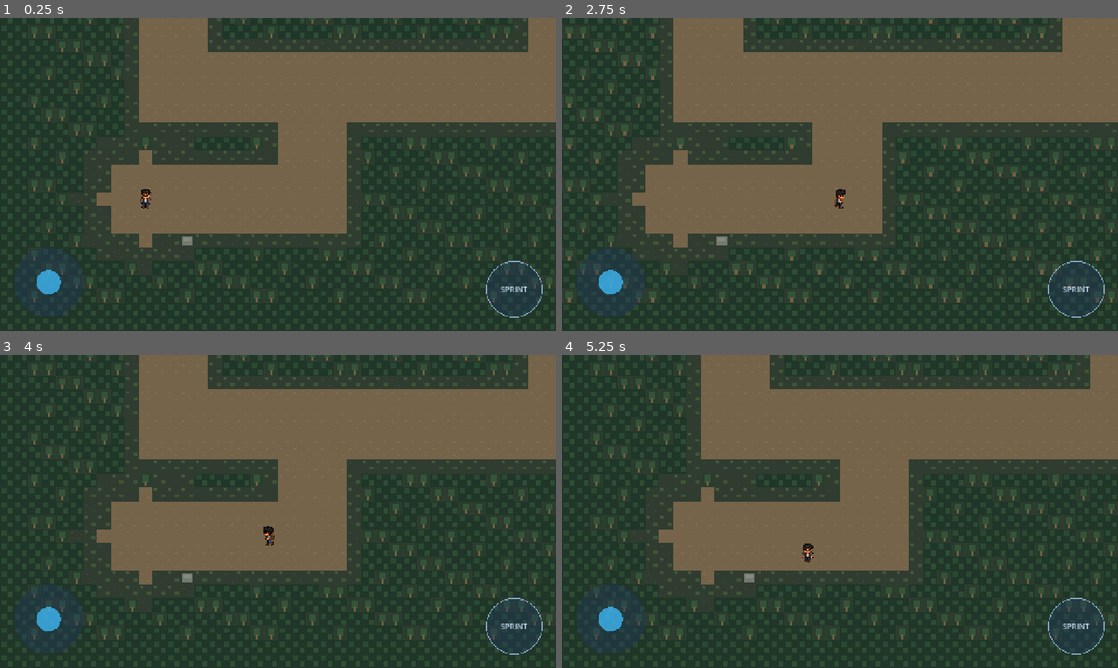
Above: before the commit, frames 1-4 (two rows, left to right).
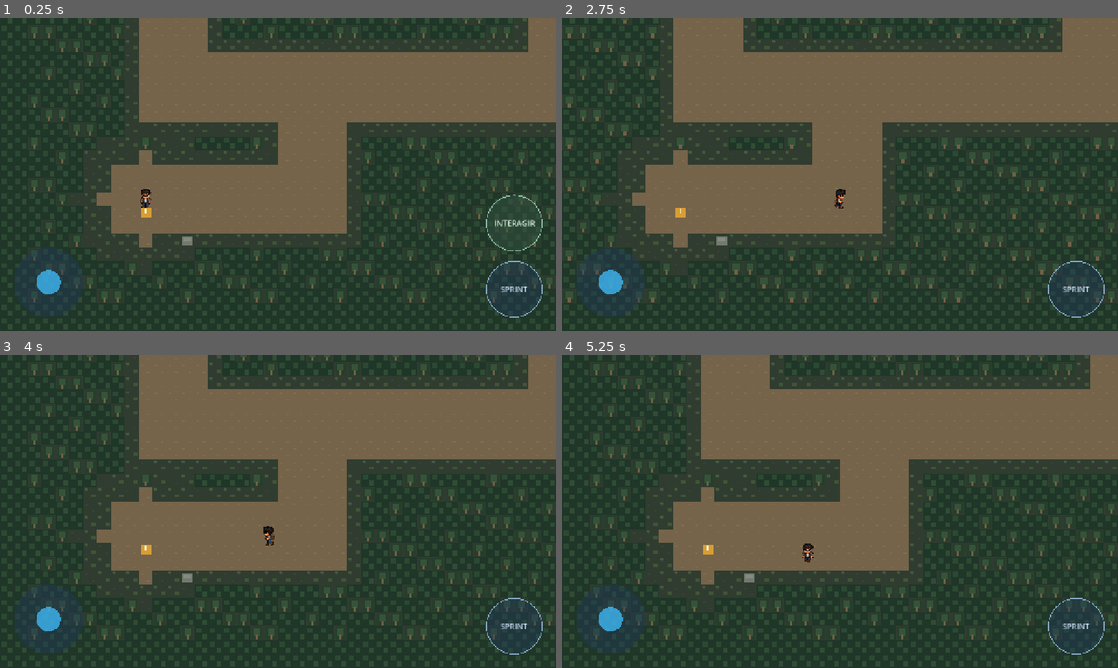
Above: after the commit, the same moments.

Repository: jhonnata2211/ECHOES-The-Last-Refuge-V2
Game: Godot game, scene res://scenes/main/Main.tscn
Same seed, same stepped clock (60 frames per second), same inputs: the game is played once before the commit and once after it.
Inputs (mouse positions are in pixels of both pictures, inside the frame that each line leads up to):
- Up to frame 1 (0.25 s): no input
- Up to frame 2 (2.75 s): tap Enter at 0.5 s; move the mouse to (962, 158) at 0.52 s; hold D (move_right) 0.53-1.25 s; tap E (interact) at 0.6, 2.3 s; click (962, 158) at 0.67 s; drag from (728, 190) to (812, 237) at 1.27 s; tap Space at 2 s; move the mouse to (895, 105) at 2.02 s; hold D (move_right) from 2.03 s (still down); hold Shift (sprint) from 2.03 s (still down); click (895, 105) at 2.17 s
- Up to frame 3 (4 s): release D (move_right) at 2.75 s; release Shift (sprint) at 2.75 s; drag from (250, 574) to (111, 464) at 2.77 s; tap Enter at 3.5 s; move the mouse to (444, 558) at 3.52 s; hold A (move_left) from 3.53 s (still down); tap E (interact) at 3.6 s; click (444, 558) at 3.67 s
- Up to frame 4 (5.25 s): release A (move_left) at 4.25 s; drag from (673, 464) to (756, 433) at 4.27 s; tap Space at 5 s; move the mouse to (867, 511) at 5.02 s; hold S (move_down) from 5.03 s (still down); tap E (interact) at 5.1 s; click (867, 511) at 5.17 s

The runs differ from the first frame. In frame 1, 0.3% of the frame differs, in the area x 25-98%, y 56-75%; in frame 2, less than 0.1%; in frame 3, less than 0.1%; in frame 4, less than 0.1%.

Commit message:
ECHOES-018: adiciona sistema de interação contextual

Diff:
--- a/scenes/main/Main.tscn
+++ b/scenes/main/Main.tscn
@@ -1,8 +1,9 @@
-[gd_scene load_steps=4 format=3]
+[gd_scene load_steps=5 format=3]
 
 [ext_resource type="PackedScene" path="res://scenes/player/Player.tscn" id="1_player"]
 [ext_resource type="PackedScene" path="res://scenes/ui/TouchControls.tscn" id="2_touch_controls"]
 [ext_resource type="PackedScene" path="res://scenes/world/TestWorld.tscn" id="3_test_world"]
+[ext_resource type="PackedScene" path="res://scenes/objects/InteractionTestObject.tscn" id="4_interaction_test"]
 
 [node name="Main" type="Node2D"]
 
@@ -13,5 +14,10 @@
 
 [node name="TouchControls" parent="." instance=ExtResource("2_touch_controls")]
 
+[node name="InteractionTestObject" parent="." instance=ExtResource("4_interaction_test")]
+position = Vector2(336, 1168)
+
 [connection signal="direction_changed" from="TouchControls/VirtualJoystick" to="Player" method="set_touch_direction"]
 [connection signal="sprint_changed" from="TouchControls/SprintButton" to="Player" method="set_touch_sprint_pressed"]
+[connection signal="interaction_requested" from="TouchControls/InteractionButton" to="Player" method="request_interaction"]
+[connection signal="target_changed" from="Player/InteractionDetector" to="TouchControls/InteractionButton" method="set_interaction_target"]
--- /dev/null
+++ b/scenes/objects/InteractionTestObject.tscn
@@ -0,0 +1,32 @@
+[gd_scene load_steps=4 format=3]
+
+; ECHOES-018B: objeto placeholder, não sólido, somente para testar interação.
+
+[ext_resource type="Script" path="res://scripts/objects/interaction_test_object.gd" id="1_test_object"]
+[ext_resource type="Script" path="res://scripts/interaction/interactable.gd" id="2_interactable"]
+
+[sub_resource type="CircleShape2D" id="CircleShape2D_interactable"]
+radius = 12.0
+
+[node name="InteractionTestObject" type="Node2D"]
+script = ExtResource("1_test_object")
+metadata/placeholder = true
+
+[node name="Visual" type="Polygon2D" parent="."]
+color = Color(0.85, 0.62, 0.2, 1)
+polygon = PackedVector2Array(-12, -12, 12, -12, 12, 12, -12, 12)
+
+[node name="Mark" type="Polygon2D" parent="."]
+color = Color(0.95, 0.95, 0.85, 1)
+polygon = PackedVector2Array(-2, -8, 2, -8, 2, 2, -2, 2)
+
+[node name="Interactable" type="Area2D" parent="."]
+collision_layer = 2
+collision_mask = 0
+monitoring = false
+script = ExtResource("2_interactable")
+
+[node name="CollisionShape2D" type="CollisionShape2D" parent="Interactable"]
+shape = SubResource("CircleShape2D_interactable")
+
+[connection signal="interacted" from="Interactable" to="." method="_on_interacted"]
--- a/scenes/player/Player.tscn
+++ b/scenes/player/Player.tscn
@@ -1,9 +1,10 @@
-[gd_scene load_steps=6 format=3]
+[gd_scene load_steps=8 format=3]
 
 ; ECHOES-005: visual e colisão provisórios (placeholders).
 
 [ext_resource type="Script" path="res://scripts/player/player.gd" id="1_player"]
 [ext_resource type="SpriteFrames" path="res://resources/player/john_v1_frames.tres" id="2_john_frames"]
+[ext_resource type="Script" path="res://scripts/player/interaction_detector.gd" id="3_interaction_detector"]
 
 [sub_resource type="Gradient" id="Gradient_placeholder"]
 colors = PackedColorArray(0.25, 0.75, 1, 1, 0.25, 0.75, 1, 1)
@@ -16,6 +17,9 @@
 [sub_resource type="CapsuleShape2D" id="CapsuleShape2D_placeholder"]
 radius = 12.0
 height = 40.0
+
+[sub_resource type="CircleShape2D" id="CircleShape2D_interaction"]
+radius = 48.0
 
 [node name="Player" type="CharacterBody2D"]
 motion_mode = 1
@@ -45,3 +49,12 @@
 limit_right = 2560
 limit_bottom = 1440
 position_smoothing_enabled = false
+
+[node name="InteractionDetector" type="Area2D" parent="."]
+collision_layer = 0
+collision_mask = 2
+monitorable = false
+script = ExtResource("3_interaction_detector")
+
+[node name="CollisionShape2D" type="CollisionShape2D" parent="InteractionDetector"]
+shape = SubResource("CircleShape2D_interaction")
--- /dev/null
+++ b/scenes/ui/InteractionButton.tscn
@@ -0,0 +1,28 @@
+[gd_scene load_steps=2 format=3]
+
+; ECHOES-018C: componente placeholder, sem assets externos.
+
+[ext_resource type="Script" path="res://scripts/ui/interaction_button.gd" id="1_interaction_button"]
+
+[node name="InteractionButton" type="Control"]
+visible = false
+custom_minimum_size = Vector2(128, 128)
+offset_right = 128.0
+offset_bottom = 128.0
+mouse_filter = 2
+script = ExtResource("1_interaction_button")
+metadata/placeholder = true
+
+[node name="Label" type="Label" parent="."]
+layout_mode = 1
+anchors_preset = 15
+anchor_right = 1.0
+anchor_bottom = 1.0
+grow_horizontal = 2
+grow_vertical = 2
+mouse_filter = 2
+theme_override_colors/font_color = Color(0.9, 1, 0.94, 0.9)
+theme_override_font_sizes/font_size = 18
+text = "INTERAGIR"
+horizontal_alignment = 1
+vertical_alignment = 1
--- a/scenes/ui/TouchControls.tscn
+++ b/scenes/ui/TouchControls.tscn
@@ -1,7 +1,8 @@
-[gd_scene load_steps=3 format=3]
+[gd_scene load_steps=4 format=3]
 
 [ext_resource type="PackedScene" path="res://scenes/ui/VirtualJoystick.tscn" id="1_virtual_joystick"]
 [ext_resource type="PackedScene" path="res://scenes/ui/SprintButton.tscn" id="2_sprint_button"]
+[ext_resource type="PackedScene" path="res://scenes/ui/InteractionButton.tscn" id="3_interaction_button"]
 
 [node name="TouchControls" type="CanvasLayer"]
 layer = 1
@@ -30,3 +31,17 @@
 offset_bottom = -32.0
 grow_horizontal = 0
 grow_vertical = 0
+
+[node name="InteractionButton" parent="." instance=ExtResource("3_interaction_button")]
+layout_mode = 3
+anchors_preset = 3
+anchor_left = 1.0
+anchor_top = 1.0
+anchor_right = 1.0
+anchor_bottom = 1.0
+offset_left = -160.0
+offset_top = -312.0
+offset_right = -32.0
+offset_bottom = -184.0
+grow_horizontal = 0
+grow_vertical = 0
--- /dev/null
+++ b/scripts/interaction/interactable.gd
@@ -0,0 +1,23 @@
+class_name Interactable
+extends Area2D
+
+signal interacted(actor: Node2D)
+
+# Componente reutilizável; o objeto proprietário define o efeito da interação.
+@export var enabled: bool = true
+@export var interaction_prompt: String = "Interagir"
+@export var interaction_body: CollisionObject2D
+
+
+func can_interact(actor: Node2D) -> bool:
+	return enabled and is_instance_valid(actor) and not actor.is_queued_for_deletion() \
+		and is_visible_in_tree() and not is_queued_for_deletion()
+
+
+func interact(actor: Node2D) -> void:
+	if can_interact(actor):
+		interacted.emit(actor)
+
+
+func get_interaction_position() -> Vector2:
+	return global_position
--- /dev/null
+++ b/scripts/objects/interaction_test_object.gd
@@ -0,0 +1,15 @@
+extends Node2D
+
+# ECHOES-018B: placeholder técnico, sem coleta ou inventário.
+const INITIAL_COLOR := Color(0.85, 0.62, 0.2, 1.0)
+const ALTERNATE_COLOR := Color(0.2, 0.75, 0.55, 1.0)
+
+var interaction_count: int = 0
+
+@onready var _visual: Polygon2D = $Visual
+
+
+func _on_interacted(actor: Node2D) -> void:
+	interaction_count += 1
+	_visual.color = ALTERNATE_COLOR if interaction_count % 2 == 1 else INITIAL_COLOR
+	print("ECHOES-018B: interação #%d no objeto placeholder por %s." % [interaction_count, actor.name])
--- /dev/null
+++ b/scripts/player/interaction_detector.gd
@@ -0,0 +1,86 @@
+class_name InteractionDetector
+extends Area2D
+
+signal target_changed(target: Interactable)
+
+const INTERACTION_RANGE: float = 48.0
+const MIN_ALIGNMENT: float = 0.5 # cos(60°): cone frontal de ±60°.
+const OBSTACLE_MASK: int = 1
+
+var _target: Interactable
+var _interaction_requested: bool = false
+
+
+func request_interaction() -> void:
+	_interaction_requested = true
+
+
+func get_current_target() -> Interactable:
+	return _target if is_instance_valid(_target) and not _target.is_queued_for_deletion() else null
+
+
+func process_interaction(actor: Node2D, facing: Vector2) -> void:
+	# Chamado pelo Player após movimento/facing, dentro da atualização física.
+	var requested := _interaction_requested
+	_interaction_requested = false
+	_set_target(_select_target(actor, facing))
+	if requested and _is_candidate_valid(_target, actor, facing):
+		_target.interact(actor)
+		_set_target(_select_target(actor, facing))
+
+
+func _select_target(actor: Node2D, facing: Vector2) -> Interactable:
+	var best: Interactable = null
+	var best_distance: float = INF
+	var best_alignment: float = -INF
+	for area in get_overlapping_areas():
+		var candidate := area as Interactable
+		if not _is_candidate_valid(candidate, actor, facing):
+			continue
+		var offset := candidate.get_interaction_position() - actor.global_position
+		var distance := offset.length_squared()
+		var alignment := _alignment(offset, facing)
+		var replace := best == null
+		if best != null:
+			if not is_equal_approx(distance, best_distance):
+				replace = distance < best_distance
+			elif not is_equal_approx(alignment, best_alignment):
+				replace = alignment > best_alignment
+			else:
+				replace = String(candidate.get_path()) < String(best.get_path())
+		if replace:
+			best = candidate
+			best_distance = distance
+			best_alignment = alignment
+	return best
+
+
+func _is_candidate_valid(candidate: Interactable, actor: Node2D, facing: Vector2) -> bool:
+	if not is_instance_valid(candidate) or not is_instance_valid(actor):
+		return false
+	if not candidate.monitorable or facing.is_zero_approx() or not candidate.can_interact(actor):
+		return false
+	var point := candidate.get_interaction_position()
+	var offset := point - actor.global_position
+	if offset.length_squared() > INTERACTION_RANGE * INTERACTION_RANGE + 0.001:
+		return false
+	if _alignment(offset, facing) < MIN_ALIGNMENT - 0.00001:
+		return false
+	var query := PhysicsRayQueryParameters2D.create(actor.global_position, point, OBSTACLE_MASK)
+	query.collide_with_areas = false
+	query.hit_from_inside = true
+	if actor is CollisionObject2D:
+		query.exclude = [(actor as CollisionObject2D).get_rid()]
+	var hit := get_world_2d().direct_space_state.intersect_ray(query)
+	return hit.is_empty() or (is_instance_valid(candidate.interaction_body) and hit.get("collider") == candidate.interaction_body)
+
+
+func _alignment(offset: Vector2, facing: Vector2) -> float:
+	return 1.0 if offset.is_zero_approx() else offset.normalized().dot(facing.normalized())
+
+
+func _set_target(next: Interactable) -> void:
+	if _target == next:
+		return
+	_target = next
+	target_changed.emit(_target)
--- a/scripts/player/player.gd
+++ b/scripts/player/player.gd
@@ -16,6 +16,7 @@
 
 @onready var _animated_sprite: AnimatedSprite2D = $AnimatedSprite2D
 @onready var _placeholder_sprite: Sprite2D = $Sprite2D
+@onready var _interaction_detector: InteractionDetector = $InteractionDetector
 
 var _facing_direction: StringName = &"down"
 var _has_john_frames: bool = false
@@ -25,6 +26,8 @@
 var _stamina: float
 var _stamina_exhausted: bool = false
 var _stamina_recovery_timer: float = 0.0
+
+
 
 
 func _ready() -> void:
@@ -52,6 +55,10 @@
         move_and_slide()
         _update_animation(direction)
 
+        if Input.is_action_just_pressed("interact"):
+                request_interaction()
+        _interaction_detector.process_interaction(self, get_facing_vector())
+
 
 func set_touch_direction(direction: Vector2) -> void:
         _touch_direction = direction.limit_length(1.0)
@@ -59,6 +66,22 @@
 
 func set_touch_sprint_pressed(pressed: bool) -> void:
         _touch_sprint_pressed = pressed
+
+
+func get_facing_vector() -> Vector2:
+        match _facing_direction:
+                &"up":
+                        return Vector2.UP
+                &"left":
+                        return Vector2.LEFT
+                &"right":
+                        return Vector2.RIGHT
+                _:
+                        return Vector2.DOWN
+
+
+func request_interaction() -> void:
+        _interaction_detector.request_interaction()
 
 
 func get_stamina() -> float:
--- /dev/null
+++ b/scripts/ui/interaction_button.gd
@@ -0,0 +1,94 @@
+@tool
+extends Control
+
+signal interaction_requested()
+
+# ECHOES-018C: botão placeholder; um pedido por início de toque válido.
+const BASE_COLOR := Color(0.2, 0.32, 0.25, 0.5)
+const PRESSED_COLOR := Color(0.3, 0.85, 0.6, 0.65)
+const OUTLINE_COLOR := Color(0.7, 0.9, 0.8, 0.75)
+
+var _active_touch_index: int = -1
+var _pressed: bool = false
+var _interaction_target: Node
+
+@export_range(24.0, 128.0, 1.0, "or_greater") var button_radius: float = 64.0:
+	set(value):
+		button_radius = maxf(value, 24.0)
+		_refresh_geometry()
+
+
+func _ready() -> void:
+	resized.connect(_reset_touch)
+	get_viewport().size_changed.connect(_reset_touch)
+	_refresh_geometry()
+	set_process_input(not Engine.is_editor_hint())
+
+
+func _draw() -> void:
+	var center := size * 0.5
+	draw_circle(center, button_radius, PRESSED_COLOR if _pressed else BASE_COLOR)
+	draw_circle(center, button_radius, OUTLINE_COLOR, false, 2.0)
+
+
+func _input(event: InputEvent) -> void:
+	if Engine.is_editor_hint() or not is_visible_in_tree():
+		return
+	if event is InputEventScreenTouch:
+		var touch := event as InputEventScreenTouch
+		if _active_touch_index != -1 and touch.index == _active_touch_index:
+			if not touch.pressed or touch.canceled:
+				_reset_touch()
+				get_viewport().set_input_as_handled()
+		elif _active_touch_index == -1 and touch.pressed and not touch.canceled:
+			var local_touch := make_input_local(touch) as InputEventScreenTouch
+			if local_touch.position.distance_squared_to(size * 0.5) <= button_radius * button_radius:
+				_active_touch_index = touch.index
+				_pressed = true
+				queue_redraw()
+				get_viewport().set_input_as_handled()
+				interaction_requested.emit()
+	elif event is InputEventScreenDrag and _active_touch_index != -1 and event.index == _active_touch_index:
+		# Arrasto mantém a posse, mas nunca cria novos pedidos.
+		get_viewport().set_input_as_handled()
+
+
+func _notification(what: int) -> void:
+	match what:
+		NOTIFICATION_VISIBILITY_CHANGED:
+			if not is_visible_in_tree():
+				_reset_touch()
+		NOTIFICATION_EXIT_TREE, NOTIFICATION_WM_WINDOW_FOCUS_OUT, MainLoop.NOTIFICATION_APPLICATION_FOCUS_OUT, MainLoop.NOTIFICATION_APPLICATION_PAUSED:
+			_reset_touch()
+
+
+func is_pressed() -> bool:
+	return _pressed
+
+
+func set_interaction_target(target: Node) -> void:
+	# ECHOES-018D: a disponibilidade é decidida pelo detector, sem polling na UI.
+	if is_instance_valid(_interaction_target):
+		if _interaction_target.tree_exiting.is_connected(_on_target_exiting):
+			_interaction_target.tree_exiting.disconnect(_on_target_exiting)
+	_interaction_target = target
+	visible = is_instance_valid(target)
+	if visible:
+		# Ocultar também se o alvo sair da árvore antes da próxima atualização.
+		target.tree_exiting.connect(_on_target_exiting, CONNECT_ONE_SHOT)
+
+
+func _on_target_exiting() -> void:
+	_interaction_target = null
+	hide()
+
+
+func _reset_touch() -> void:
+	_active_touch_index = -1
+	_pressed = false
+	queue_redraw()
+
+
+func _refresh_geometry() -> void:
+	custom_minimum_size = Vector2.ONE * button_radius * 2.0
+	_reset_touch()
Not shown, added: scripts/interaction/interactable.gd.uid
Not shown, added: scripts/objects/interaction_test_object.gd.uid
Not shown, added: scripts/player/interaction_detector.gd.uid
Not shown, added: scripts/ui/interaction_button.gd.uid
